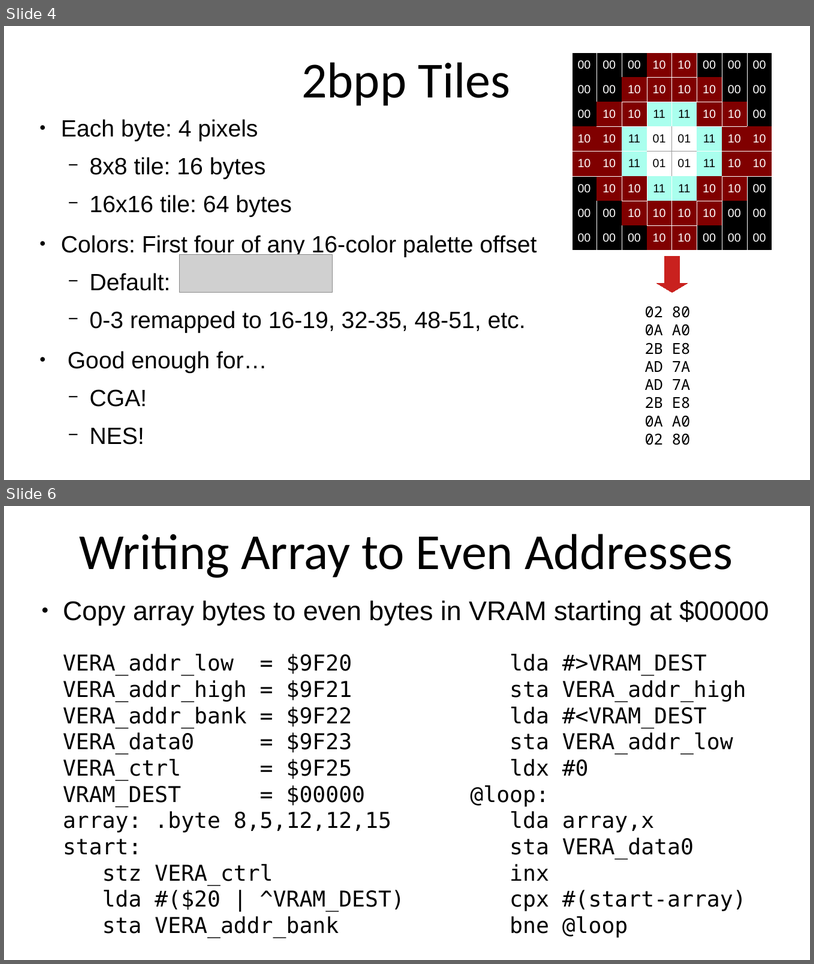
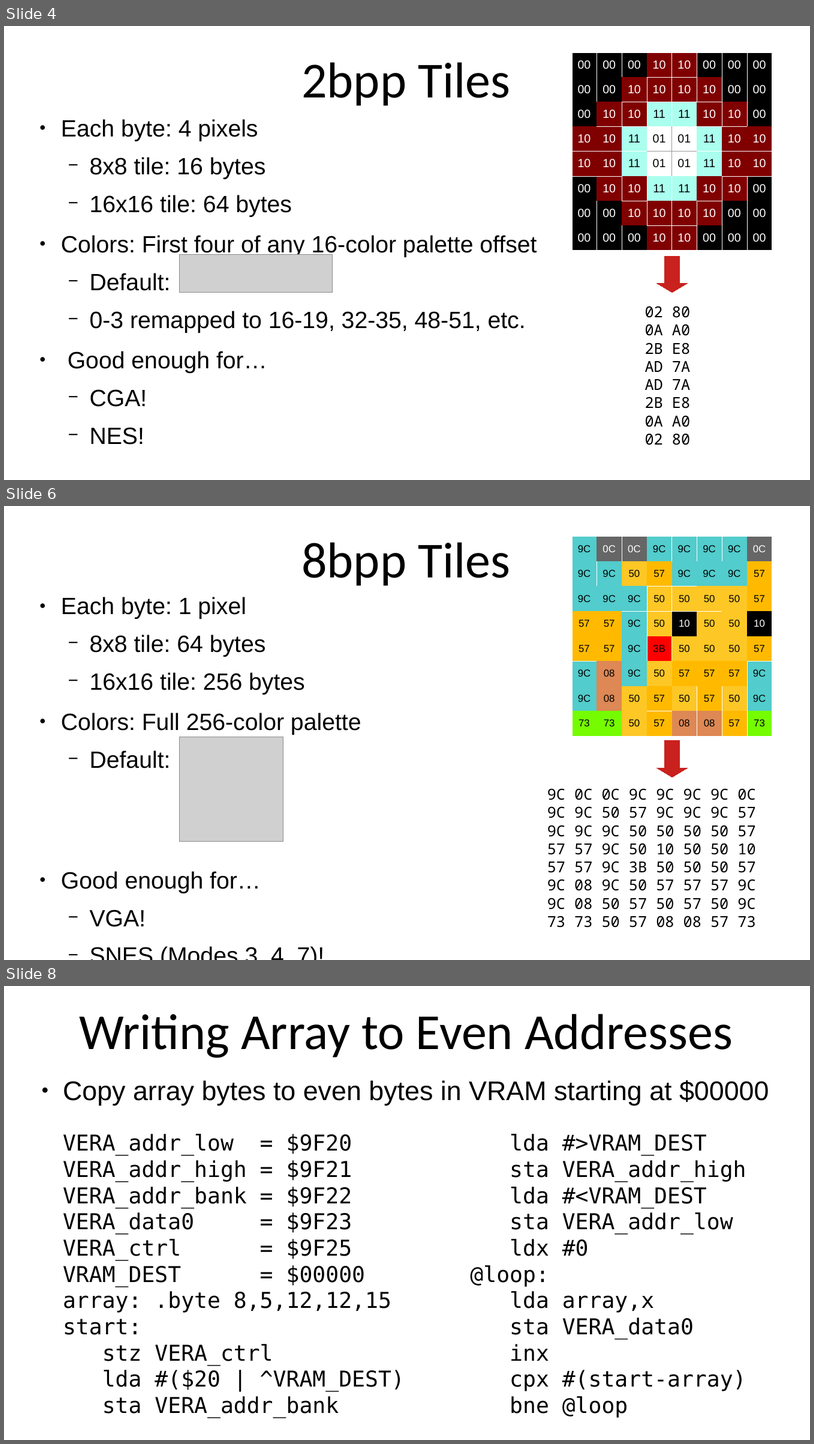
Before and after one commit to SlithyMatt/x16-assembly-tutorial, a slide deck: Lesson12/Lesson12.odp. Shown one above the other, each under a label of ours: slides 4 and 6 before the commit, slides 4, 6 and 8 after it; the slides between them are not shown. The pictures are 814x964 and 814x1444 pixels, drawn with LibreOffice and Linux fonts; fonts in the diff are those of the drawing; grey boxes stand for pictures. Boxes give left, top, right and bottom in pixels: in the first picture for what was removed or moved away, otherwise in the second. Text is boxed around its words. In the diff, an @@ line names an element or a change of style, - is before the commit and + after.

```diff
--- a/Lesson12/Lesson12.odp
+++ b/Lesson12/Lesson12.odp
@@ slide 6 added at [4, 506, 810, 960], background #FFFFFF @@
@@ table added at [572, 536, 770, 736], 8 rows, 8 columns @@
+9C | 0C | 0C | 9C | 9C | 9C | 9C | 0C
+9C | 9C | 50 | 57 | 9C | 9C | 9C | 57
+9C | 9C | 9C | 50 | 50 | 50 | 50 | 57
+57 | 57 | 9C | 50 | 10 | 50 | 50 | 10
+57 | 57 | 9C | 3B | 50 | 50 | 50 | 57
+9C | 08 | 9C | 50 | 57 | 57 | 57 | 9C
+9C | 08 | 50 | 57 | 50 | 57 | 50 | 9C
+73 | 73 | 50 | 57 | 08 | 08 | 57 | 73
@@ title added at [302, 542, 510, 586], 60 pt, text #000000 @@
+8bpp Tiles
@@ text added at [61, 597, 362, 927], 28 pt, text #000000 @@
+● Each byte: 1 pixel
+  − 8x8 tile: 64 bytes
+  − 16x16 tile: 256 bytes
+● Colors: Full 256-color palette
+  − Default:
+● Good enough for…
+  − VGA!
+  − SNES (Modes 3, 4, 7)!
@@ picture added at [179, 736, 284, 841] @@
@@ down arrow added at [657, 741, 687, 777], fill #C9211E, outline #C9211E 0 pt @@
@@ text added at [548, 788, 756, 927], 18 pt, text #000000 @@
+9C 0C 0C 9C 9C 9C 9C 0C
+9C 9C 50 57 9C 9C 9C 57
+9C 9C 9C 50 50 50 50 57
+57 57 9C 50 10 50 50 10
+57 57 9C 3B 50 50 50 57
+9C 08 9C 50 57 57 57 9C
+9C 08 50 57 50 57 50 9C
+73 73 50 57 08 08 57 73
@@ what was slide 6 is now slide 8 @@
```
Also in this commit, not shown: 1 slide changed, 1 other slide added, 2 slides removed.
